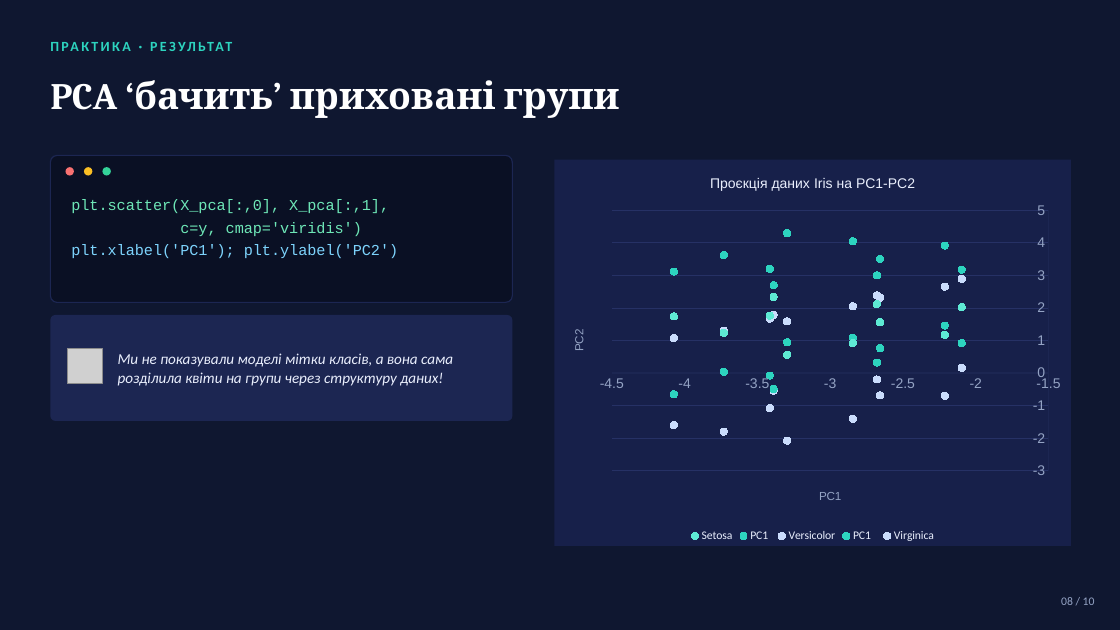
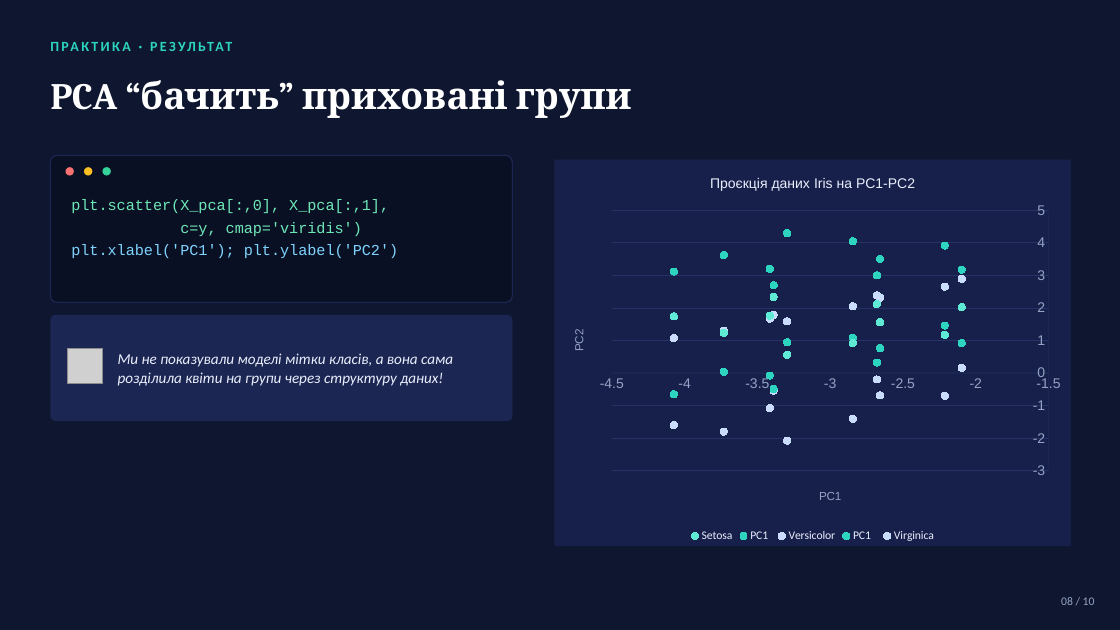
Before and after one commit to dmitriy-shtefan/python-ai, a slide deck: slide 8 of заняття_16/презентація/PCA_Unsupervised_Learning.pptx. Drawn at 1120x630 pixels with LibreOffice and Linux fonts; fonts in the diff are those of the drawing; grey boxes stand for pictures. Boxes give left, top, right and bottom in pixels: in the first picture for what was removed or moved away, otherwise in the second. Text is boxed around its words. In the diff, an @@ line names an element or a change of style, - is before the commit and + after.

```diff
--- a/заняття_16/презентація/PCA_Unsupervised_Learning.pptx
+++ b/заняття_16/презентація/PCA_Unsupervised_Learning.pptx
@@ text at box(50, 80, 632, 118): text changed @@
-PCA ‘бачить’ приховані групи
+PCA “бачить” приховані групи
```
Also in this commit, not shown: 3 other files.
